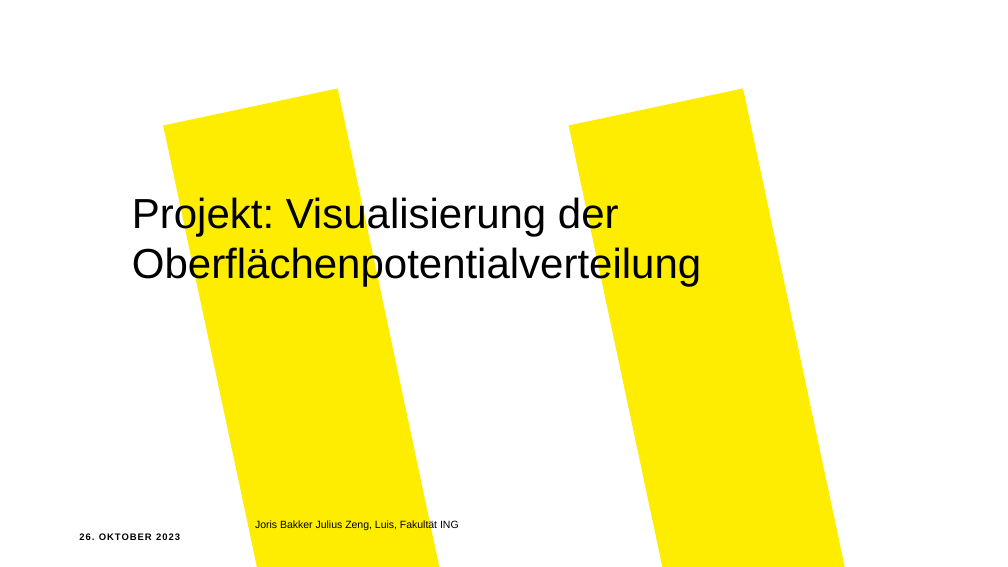
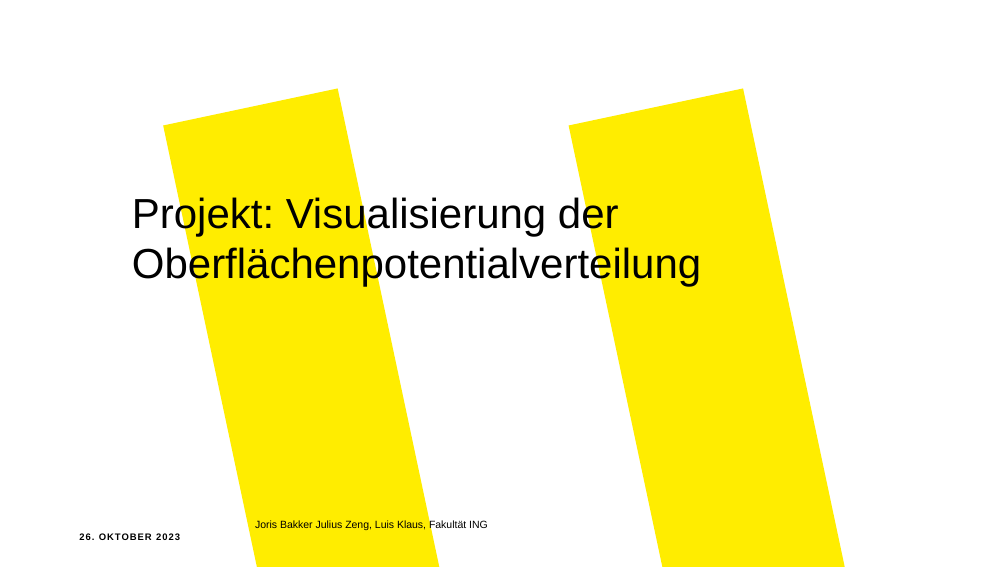
Before and after one commit to joris-bakker/EIB-PVS, a slide deck: slide 1 of Dokumentation/Vorstellungspräsentation.pptx. Drawn at 1008x567 pixels with LibreOffice and Linux fonts; fonts in the diff are those of the drawing; background and template pictures are left out. Boxes give left, top, right and bottom in pixels: in the first picture for what was removed or moved away, otherwise in the second. Text is boxed around its words. In the diff, an @@ line names an element or a change of style, - is before the commit and + after.

```diff
--- a/Dokumentation/Vorstellungspräsentation.pptx
+++ b/Dokumentation/Vorstellungspräsentation.pptx
@@ text at <box>255,520,488,531</box>: text changed @@
-Joris Bakker Julius Zeng, Luis, Fakultät ING
+Joris Bakker Julius Zeng, Luis Klaus, Fakultät ING
```
Also in this commit, not shown: 6 other slides changed.
